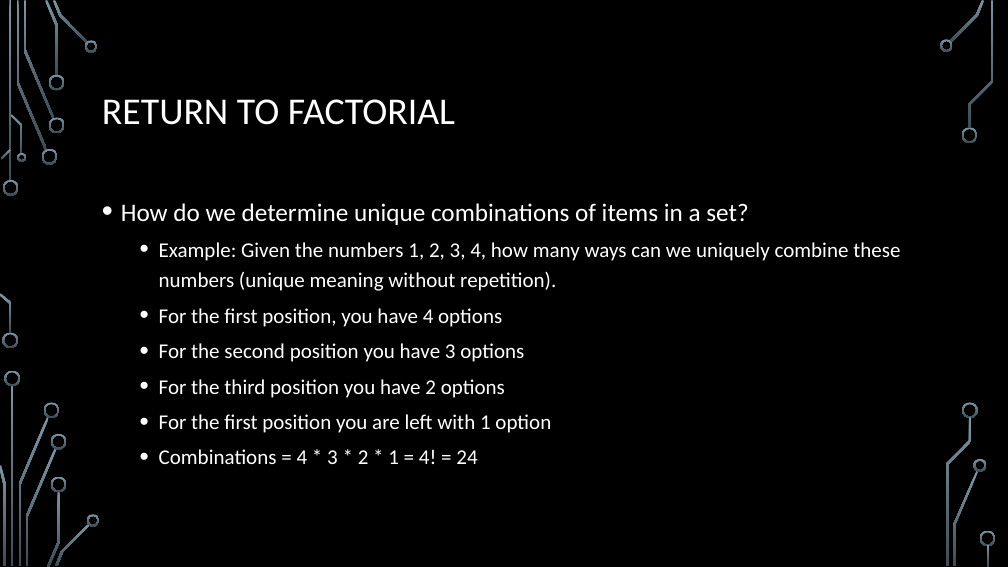
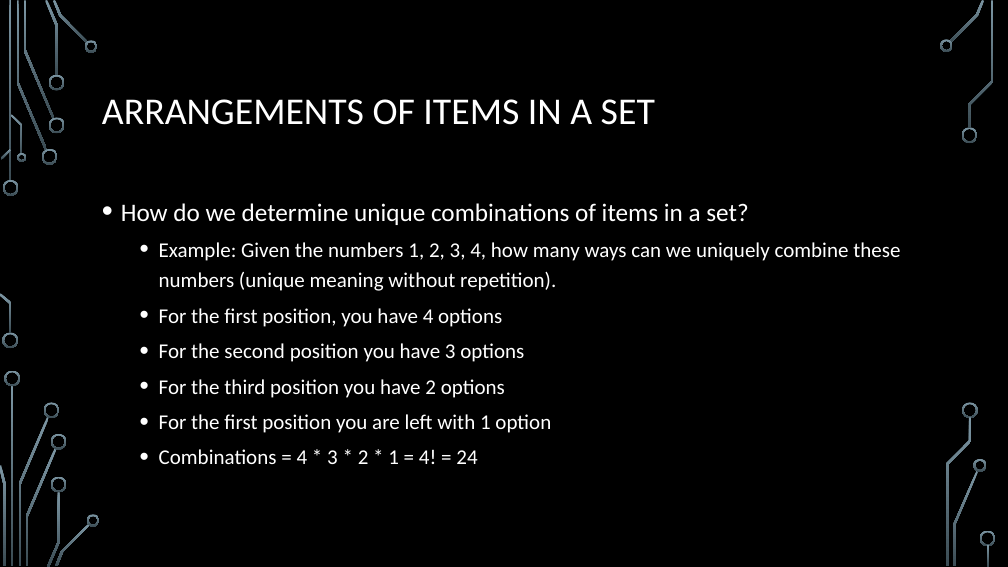
Before and after one commit to jameswilson281/CIS7---Discrete-Structures, a slide deck: slide 2 of Lectures/Lecture 12 - Combinatorics.pptx. Drawn at 1008x567 pixels with LibreOffice and Linux fonts; fonts in the diff are those of the drawing; background and template pictures are left out. Boxes give left, top, right and bottom in pixels: in the first picture for what was removed or moved away, otherwise in the second. Text is boxed around its words. In the diff, an @@ line names an element or a change of style, - is before the commit and + after.

```diff
--- a/Lectures/Lecture 12 - Combinatorics.pptx
+++ b/Lectures/Lecture 12 - Combinatorics.pptx
@@ title at box(102, 99, 655, 125): text changed @@
-RETURN TO FACTORIAL
+ARRANGEMENTS OF ITEMS IN A SET
```
Also in this commit, not shown: 4 other slides changed, 7 slides added.
